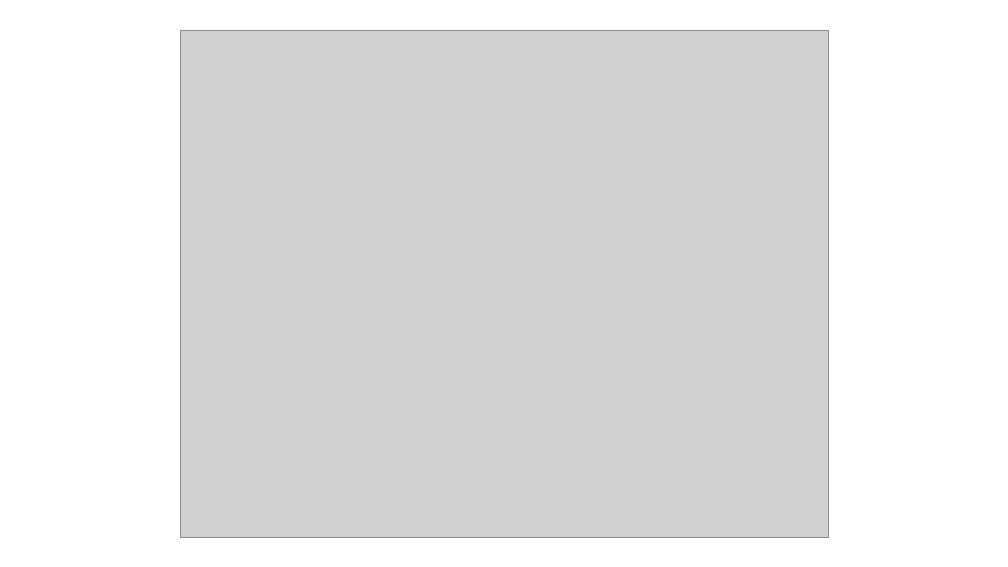
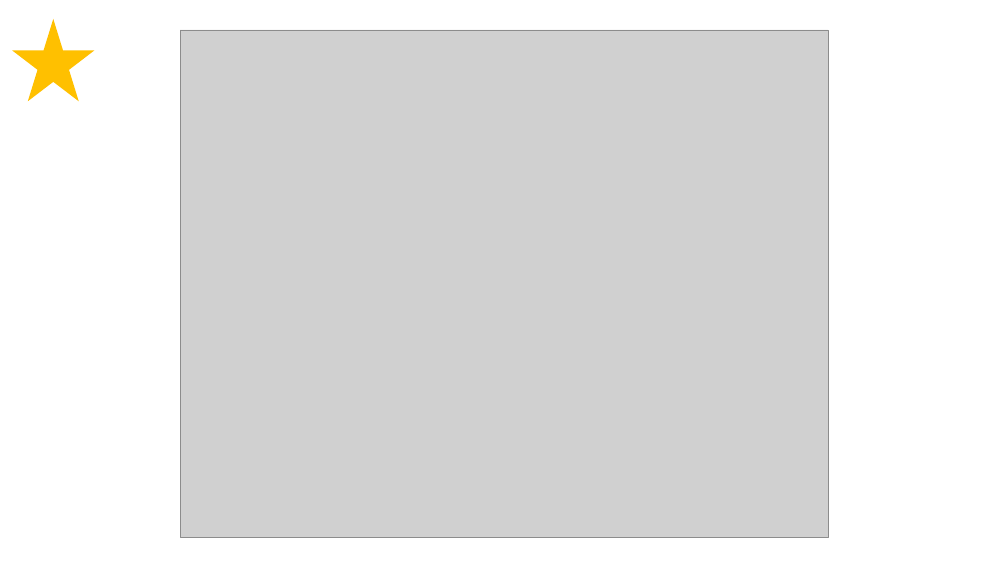
Before and after one commit to linkna/IM-Projekt, a slide deck: slide 3 of Statistiken/Wichtigste_Statistiken.pptx (slide 5 before the commit). Drawn at 1008x567 pixels with LibreOffice and Linux fonts; fonts in the diff are those of the drawing; grey boxes stand for pictures. Boxes give left, top, right and bottom in pixels: in the first picture for what was removed or moved away, otherwise in the second. Text is boxed around its words. In the diff, an @@ line names an element or a change of style, - is before the commit and + after.

```diff
--- a/Statistiken/Wichtigste_Statistiken.pptx
+++ b/Statistiken/Wichtigste_Statistiken.pptx
@@ star added at (12, 19, 95, 101), fill #FFC000 @@
```
Also in this commit, not shown: 2 other slides changed, 3 slides added.
